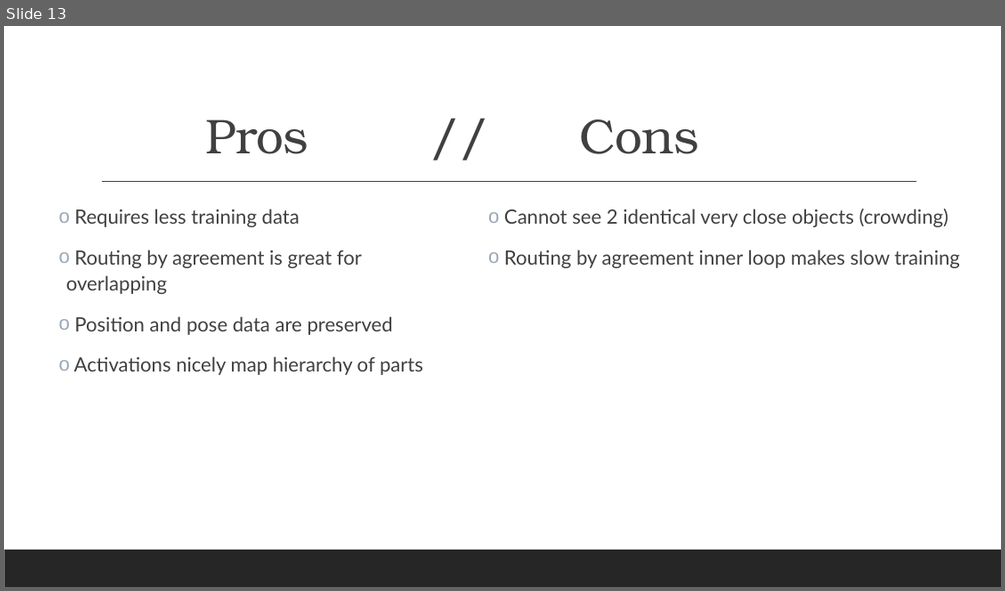
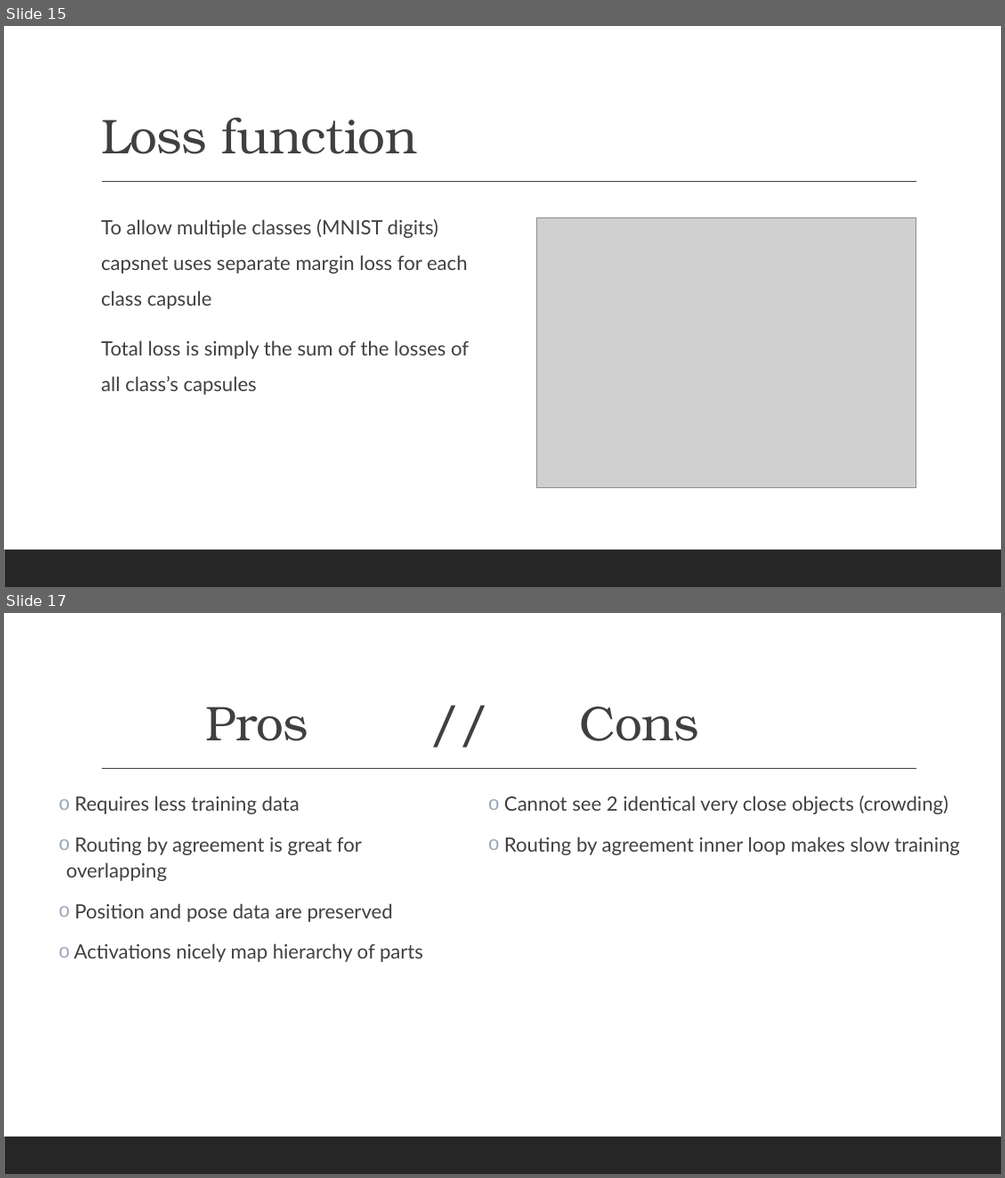
Before and after one commit to roniadmon/ML, a slide deck: Precipitation prediction.pptx. Shown one above the other, each under a label of ours: slide 13 before the commit, slides 15 and 17 after it; the slides between them are not shown. The pictures are 1005x591 and 1005x1178 pixels, drawn with LibreOffice and Linux fonts; fonts in the diff are those of the drawing; grey boxes stand for pictures. Boxes give left, top, right and bottom in pixels: in the first picture for what was removed or moved away, otherwise in the second. Text is boxed around its words. In the diff, an @@ line names an element or a change of style, - is before the commit and + after.

```diff
--- a/Precipitation prediction.pptx
+++ b/Precipitation prediction.pptx
@@ slide 15 added at <box>4,26,1001,587</box>, background #FFFFFF; not listed: 2 template elements that a slide beside it also shows @@
@@ title added at <box>101,117,417,154</box>, 47 pt, text #404040 @@
+Loss function
@@ text added at <box>101,219,469,394</box>, 19 pt, text #404040 @@
+  To allow multiple classes (MNIST digits) capsnet uses separate margin loss for each class capsule
+  Total loss is simply the sum of the losses of all class’s capsules
@@ picture added at <box>537,218,916,487</box> @@
@@ what was slide 13 is now slide 17 @@
```
Also in this commit, not shown: 3 slides changed, 4 other slides added, 1 slide removed.
